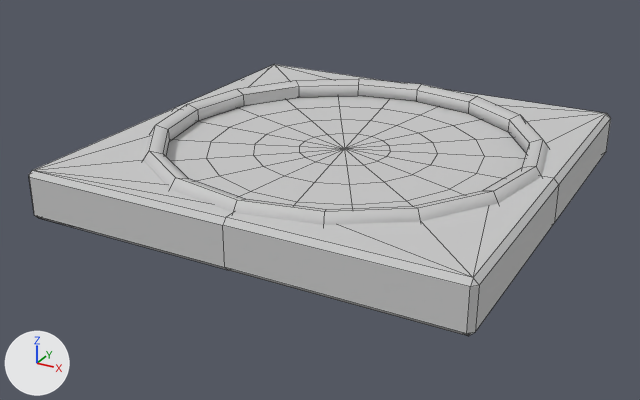
What one commit did to the FBX model Assets/Models/Trampoline.fbx.
The view is the same before and after, from a 50 mm camera at (8.01, -15.62, 6.76) aimed at (-0.28, -0.54, -0.78). Every picture has the same lights, and +X, +Y and +Z are marked at lower left. Mesh edges are drawn as thin lines. Where no turn or scale is listed for an object, it has been applied to the vertices.

The first picture shows 'Trampoline'.
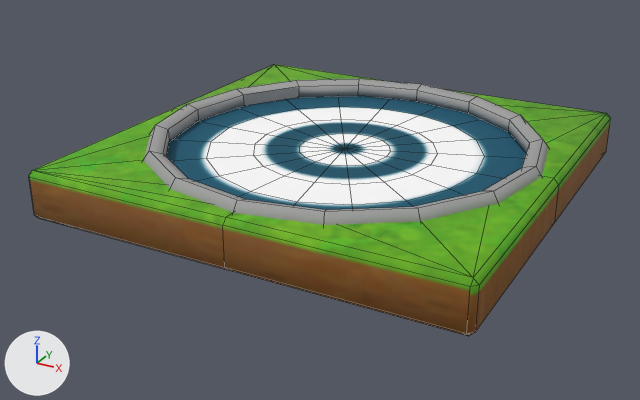
Edits to the bpy script that builds the scene:
```text
Add img_trampoline_jpg:
    img_trampoline_jpg = load_image('trampoline.jpg', '../Textures/trampoline.jpg', 512, 512, 'sRGB')
Add mat_material__42:
    mat_material__42 = principled_material('Material #42')
    mat_material__42.texture = img_trampoline_jpg
    mat_material__42.roughness = 0.859
Change me_mesh:
    where me_mesh.from_pydata(...)  # 258 vertices, 273 faces; spans x -4.53..4.53, y -4.53..4.53, z -0.64..0.64
    used by ob_trampoline; location = (0.0, 0.0, 0.0)
    remove me_mesh.materials.append(mat_material__25)  # light grey #cacaca
    me_mesh part 1: edges marked sharp go from 105 to 41
    add me_mesh.materials.append(mat_material__42)  # picture img_trampoline_jpg
```

What differs and where, as boxes (x1, y1, x2, y2) in the pictures (640 x 400 px):
'Trampoline', recoloured, shading changed: (29, 64, 611, 336) in both
